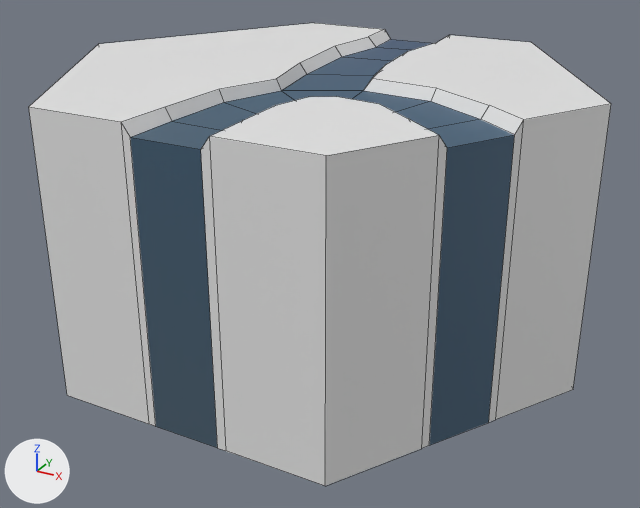
The FBX model SourceAssets/Tiles/Hexagons0-3/Hexagon3_1.fbx, before and after one commit.
Camera for both pictures: a camera (50 mm lens) standing at (7.49, -13.56, 3.28) and looking at (0.2, -0.31, -3.35). Arrows for +X, +Y and +Z are at lower left; the lights stay in place. The first picture is the older version. Mesh edges are drawn as thin lines. Where no turn or scale is listed for an object, it has been applied to the vertices.

In view in the first picture: 'Hex3_1'.
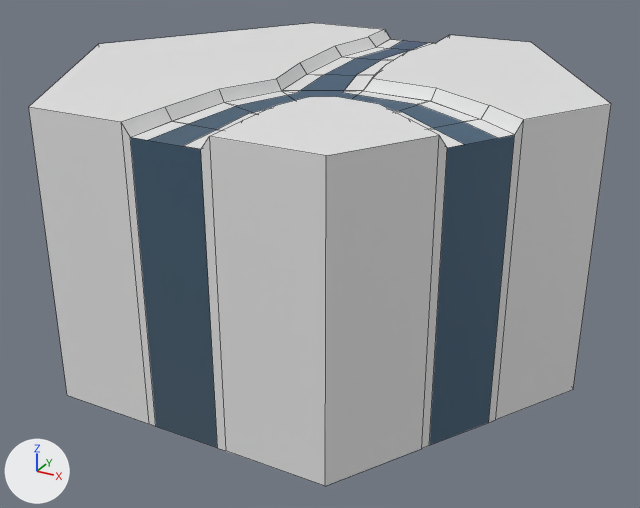
Where the newer file only moved an object's origin or applied its transform, the numbers keep the older frame.

Where the change shows, as pixel boxes (x1, y1, x2, y2) in the pictures (640 x 508 px):
part 1 of me_cylinder_005, added
    after: (132, 39, 403, 140)
part 2 of me_cylinder_005, added
    after: (184, 110, 464, 149)
part 3 of me_cylinder_005, added
    after: (343, 43, 513, 138)

Edits to the bpy script that builds the scene:
```text
Add mat_waterlines:
    mat_waterlines = principled_material('Waterlines')
    mat_waterlines.base_color = (0.8, 0.8, 0.8)  # white #e7e7e7
Change me_cylinder_005:
    used by ob_hex3_1; location = (0.0, 0.0, -2.5)
    remove me_cylinder_005.from_pydata(...)  # 72 vertices, 53 faces; spans x -5.0..5.0, y -4.33..4.33, z -2.5..2.5
    add me_cylinder_005.from_pydata(...)  # 120 vertices, 74 faces; spans x -5.0..5.0, y -4.33..4.33, z -2.5..2.5
    me_cylinder_005 part 1: a new loose piece of 16 vertices spanning x -0.64..0.12, y -4.33..4.33, z 2.3, in mat_waterlines (white #e7e7e7)
    me_cylinder_005 part 2: a new loose piece of 16 vertices spanning x 0.14..3.6, y -4.33..-1.09, z 2.3, in mat_waterlines (white #e7e7e7)
    me_cylinder_005 part 3: a new loose piece of 16 vertices spanning x 0.17..4.05, y -1.91..4.33, z 2.3, in mat_waterlines (white #e7e7e7)
    add me_cylinder_005.materials.append(mat_waterlines)  # white #e7e7e7
```
